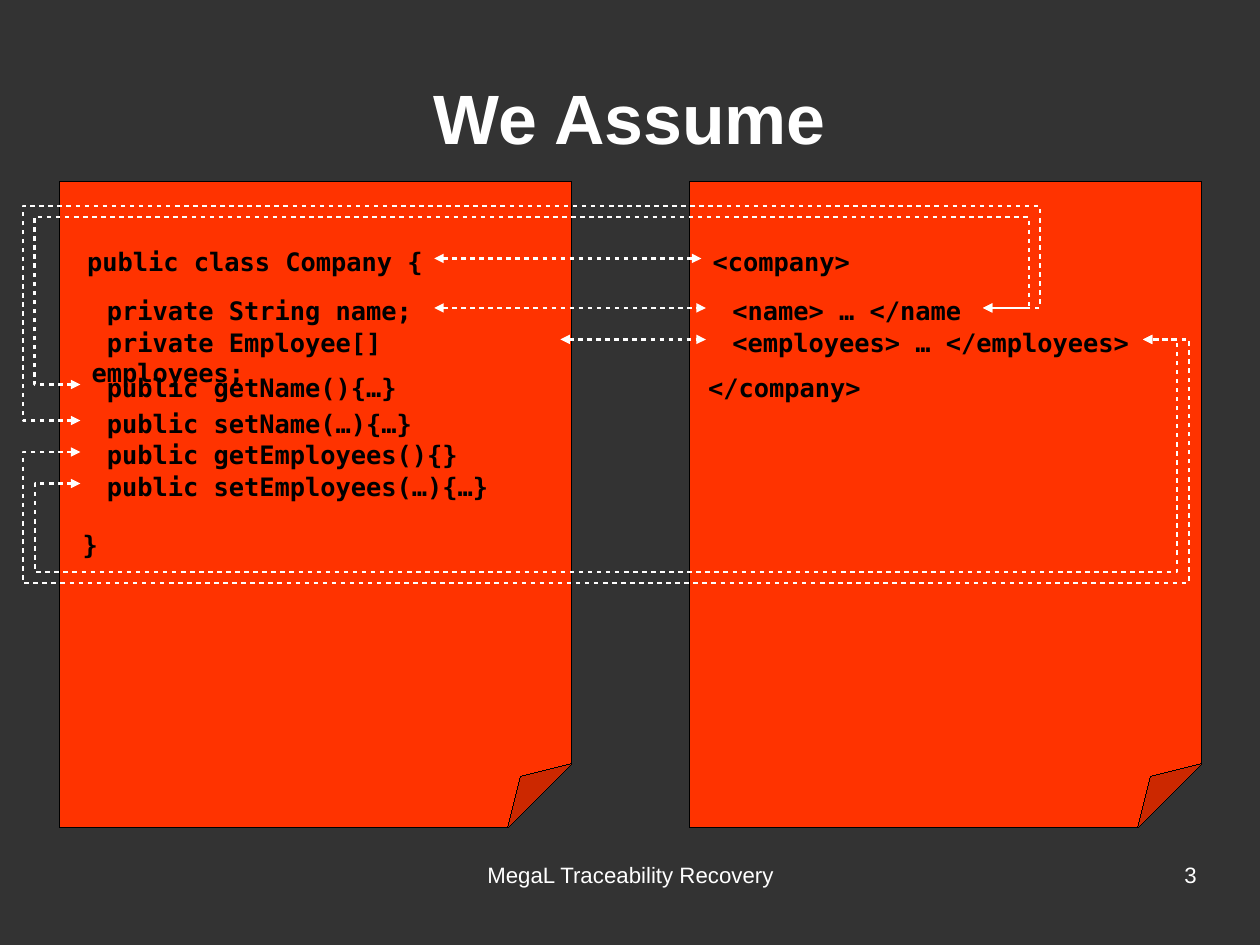
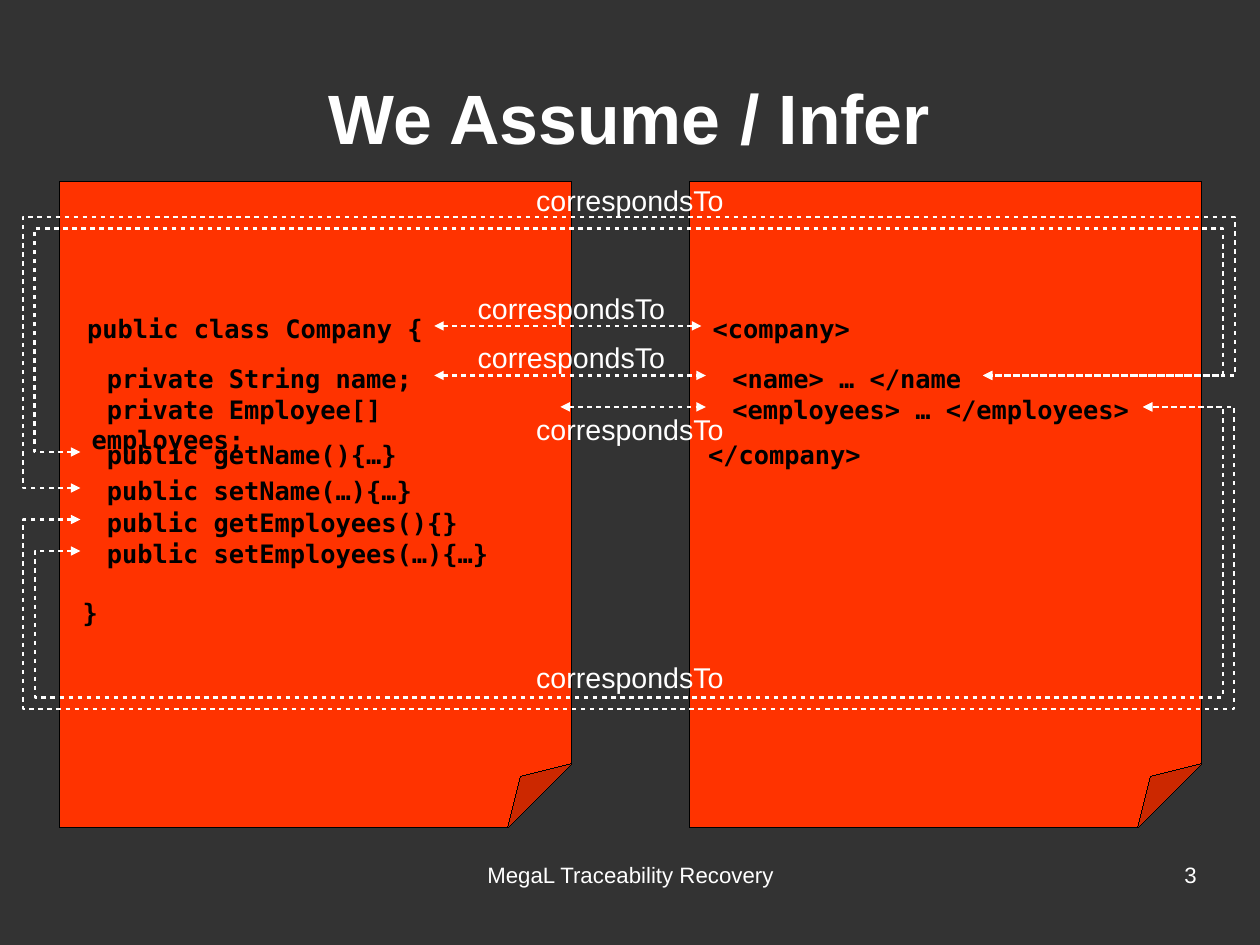
Before and after one commit to hayasam/megal-tr, a slide deck: slide 3 of slides/softlang-sync-2016-03-07/softlang-sync-2016-03-07.odp. Drawn at 1260x945 pixels with LibreOffice and Linux fonts; fonts in the diff are those of the drawing. Boxes give left, top, right and bottom in pixels: in the first picture for what was removed or moved away, otherwise in the second. Text is boxed around its words. In the diff, an @@ line names an element or a change of style, - is before the commit and + after.

```diff
--- a/slides/softlang-sync-2016-03-07/softlang-sync-2016-03-07.odp
+++ b/slides/softlang-sync-2016-03-07/softlang-sync-2016-03-07.odp
@@ title at (329,93,930,145): text changed @@
-We Assume
+We Assume / Infer
@@ text added at (536,188,723,216), 18 pt, text #FFFFFF @@
+correspondsTo
@@ elbow double arrow moved from (80, 421) - (983, 308) to (80, 488) - (983, 375) @@
@@ elbow double arrow moved from (80, 384) - (983, 308) to (80, 452) - (983, 375) @@
@@ text added at (478,296,665,324), 18 pt, text #FFFFFF @@
+correspondsTo
@@ 9 texts, 1 elbow double arrow: place and size @@
-9 texts, 1 elbow double arrow at (87,250,1129,501)
+9 texts, 1 elbow double arrow at (87,318,1129,569)
@@ text added at (478,346,665,374), 18 pt, text #FFFFFF @@
+correspondsTo
@@ 3 texts, 2 elbow double arrows: place and size @@
-3 texts, 2 elbow double arrows at (71,308,860,560)
+3 texts, 2 elbow double arrows at (71,375,860,628)
@@ elbow double arrow moved from (80, 452) - (1143, 340) to (80, 519) - (1143, 407) @@
@@ elbow double arrow moved from (80, 484) - (1143, 340) to (80, 551) - (1143, 407) @@
@@ text added at (536,418,723,446), 18 pt, text #FFFFFF @@
+correspondsTo
@@ text added at (536,665,723,693), 18 pt, text #FFFFFF @@
+correspondsTo
```
Also in this commit, not shown: 3 other slides changed, 1 other file.
